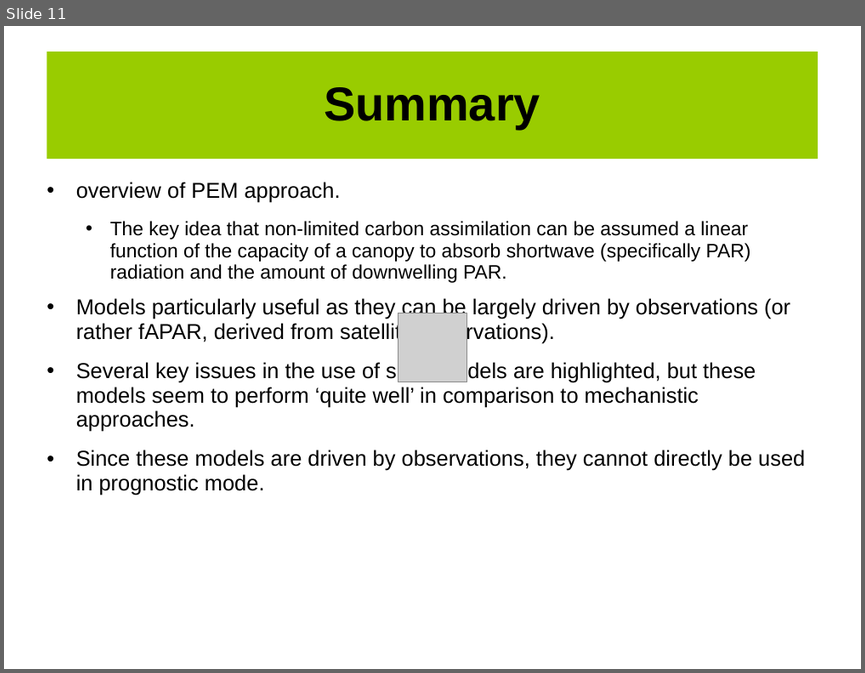
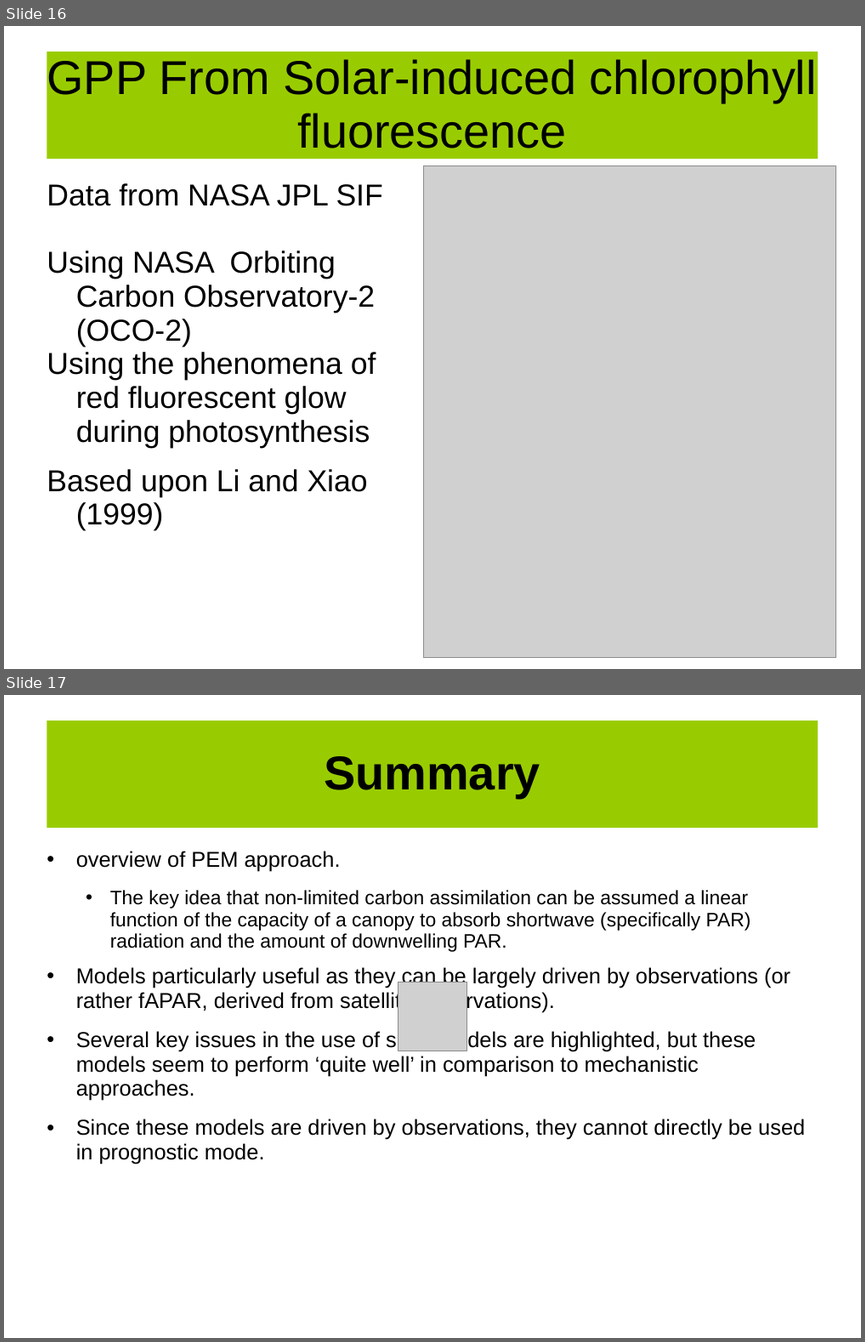
Before and after one commit to UCL-EO/geog0133, a slide deck: docs/ppt/GEOG0113-008.pptx. Shown one above the other, each under a label of ours: slide 11 before the commit, slides 16 and 17 after it. The pictures are 865x673 and 865x1342 pixels, drawn with LibreOffice and Linux fonts; fonts in the diff are those of the drawing; grey boxes stand for pictures; background and template pictures are left out. Boxes give left, top, right and bottom in pixels: in the first picture for what was removed or moved away, otherwise in the second. Text is boxed around its words. In the diff, an @@ line names an element or a change of style, - is before the commit and + after.

```diff
--- a/docs/ppt/GEOG0113-008.pptx
+++ b/docs/ppt/GEOG0113-008.pptx
@@ slide 16 added at [4, 26, 861, 669], background #FFFFFF @@
@@ title added at [46, 52, 818, 159], fill #99CC00, 44 pt, text #000000 @@
+GPP From Solar-induced chlorophyll fluorescence
@@ picture added at [423, 166, 835, 658] @@
@@ text added at [46, 183, 383, 531], 28 pt, text #000000 @@
+Data from NASA JPL SIF
+Using NASA Orbiting Carbon Observatory-2 (OCO-2)
+Using the phenomena of red fluorescent glow during photosynthesis
+Based upon Li and Xiao (1999)
@@ what was slide 11 is now slide 17 @@
```
Also in this commit, not shown: 10 slides changed, 5 other slides added, 2 other files.
